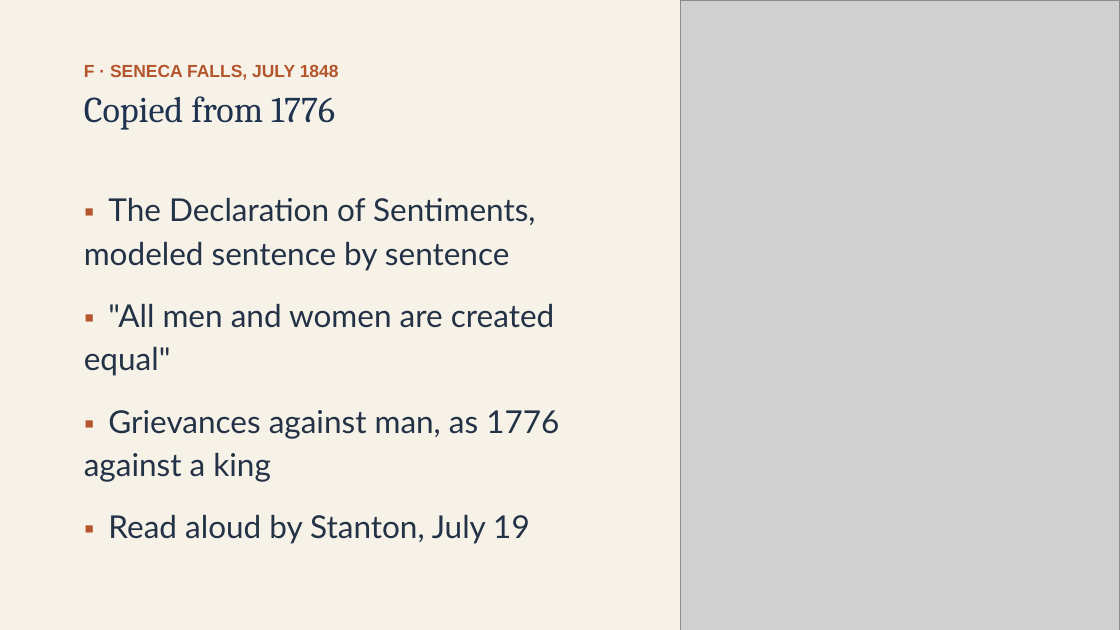
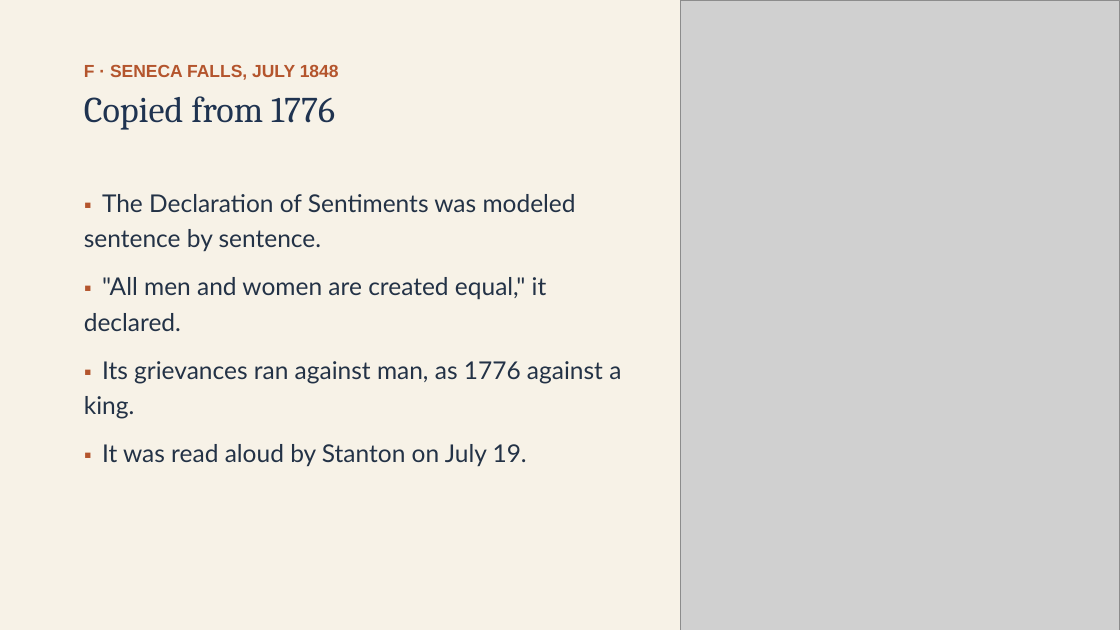
Before and after one commit to ab17gthb/humanities-curriculum-group, a slide deck: slide 20 of jackson-reform/lesson-08/lesson-08-slides.pptx. Drawn at 1120x630 pixels with LibreOffice and Linux fonts; fonts in the diff are those of the drawing; grey boxes stand for pictures. Boxes give left, top, right and bottom in pixels: in the first picture for what was removed or moved away, otherwise in the second. Text is boxed around its words. In the diff, an @@ line names an element or a change of style, - is before the commit and + after.

```diff
--- a/jackson-reform/lesson-08/lesson-08-slides.pptx
+++ b/jackson-reform/lesson-08/lesson-08-slides.pptx
@@ text at (84,194,621,467): text changed; size 27 to 21 pt @@
-▪ The Declaration of Sentiments, modeled sentence by sentence
-▪ "All men and women are created equal"
-▪ Grievances against man, as 1776 against a king
-▪ Read aloud by Stanton, July 19
+▪ The Declaration of Sentiments was modeled sentence by sentence.
+▪ "All men and women are created equal," it declared.
+▪ Its grievances ran against man, as 1776 against a king.
+▪ It was read aloud by Stanton on July 19.
```
Also in this commit, not shown: 12 other slides changed, 6 other files.
